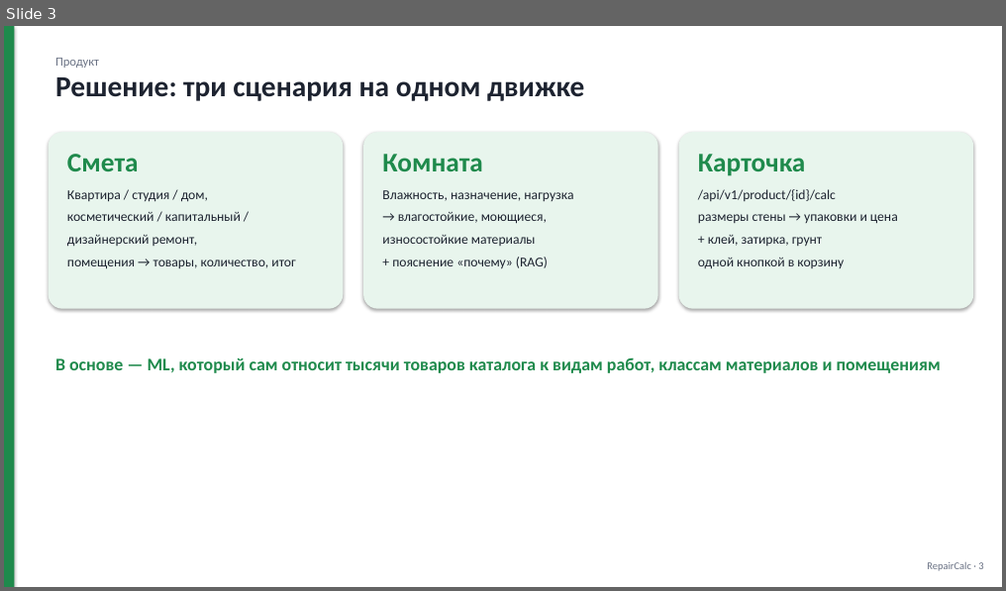
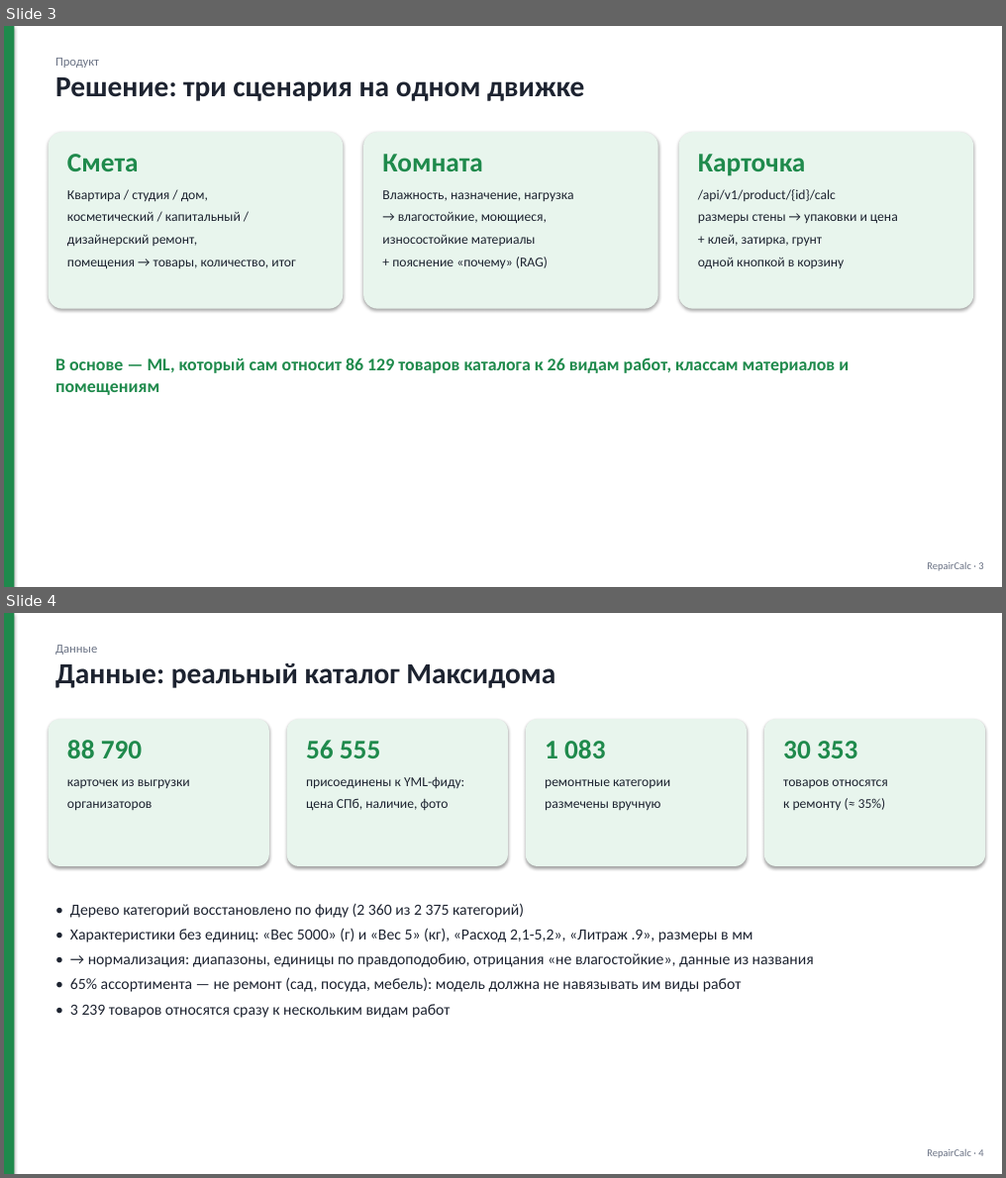
Before and after one commit to kragimov07-rgb/https---github.com-kragimov07-rgb-Clark, a slide deck: docs/RepairCalc.pptx. Shown one above the other, each under a label of ours: slide 3 before the commit, slides 3 and 4 after it. The pictures are 1006x591 and 1006x1178 pixels, drawn with LibreOffice and Linux fonts; fonts in the diff are those of the drawing. Boxes give left, top, right and bottom in pixels: in the first picture for what was removed or moved away, otherwise in the second. Text is boxed around its words. In the diff, an @@ line names an element or a change of style, - is before the commit and + after.

```diff
--- a/docs/RepairCalc.pptx
+++ b/docs/RepairCalc.pptx
@@ slide 4 added at box(4, 613, 1002, 1174), background #FFFFFF @@
@@ rectangle added at box(4, 613, 15, 1174), fill #1F8A4C @@
@@ text added at box(55, 645, 97, 655), 12 pt, text #6B7385 @@
+Данные
@@ text added at box(55, 663, 555, 688), 28 pt, text #1D2330, bold @@
+Данные: реальный каталог Максидома
@@ rounded rectangle added at box(49, 719, 269, 866), fill #E8F5ED @@
@@ rounded rectangle added at box(287, 719, 508, 866), fill #E8F5ED @@
@@ rounded rectangle added at box(526, 719, 746, 866), fill #E8F5ED @@
@@ rounded rectangle added at box(764, 719, 985, 866), fill #E8F5ED @@
@@ text added at box(67, 740, 142, 759), 26 pt, text #1F8A4C, bold @@
+88 790
@@ text added at box(306, 740, 380, 759), 26 pt, text #1F8A4C, bold @@
+56 555
@@ text added at box(545, 740, 605, 759), 26 pt, text #1F8A4C, bold @@
+1 083
@@ text added at box(783, 741, 857, 759), 26 pt, text #1F8A4C, bold @@
+30 353
@@ text added at box(67, 779, 190, 811), 13 pt, text #1D2330 @@
+карточек из выгрузки
+организаторов
@@ text added at box(306, 777, 464, 811), 13 pt, text #1D2330 @@
+присоединены к YML-фиду:
+цена СПб, наличие, фото
@@ text added at box(545, 779, 670, 811), 13 pt, text #1D2330 @@
+ремонтные категории
+размечены вручную
@@ text added at box(783, 779, 887, 810), 13 pt, text #1D2330 @@
+товаров относятся
+к ремонту (≈ 35%)
@@ text added at box(70, 903, 814, 1018), 15 pt, text #1D2330 @@
+• Дерево категорий восстановлено по фиду (2 360 из 2 375 категорий)
+• Характеристики без единиц: «Вес 5000» (г) и «Вес 5» (кг), «Расход 2,1-5,2», «Литраж .9», размеры в мм
+• → нормализация: диапазоны, единицы по правдоподобию, отрицания «не влагостойкие», данные из названия
+• 65% ассортимента — не ремонт (сад, посуда, мебель): модель должна не навязывать им виды работ
+• 3 239 товаров относятся сразу к нескольким видам работ
@@ text added at box(927, 1150, 983, 1158), 10 pt, text #6B7385 @@
+RepairCalc · 4
@@ slide 3 changed as well @@
@@ text at box(55, 358, 848, 395): text changed @@
-В основе — ML, который сам относит тысячи товаров каталога к видам работ, классам материалов и помещениям
+В основе — ML, который сам относит 86 129 товаров каталога к 26 видам работ, классам материалов и помещениям
```
Also in this commit, not shown: 13 other slides changed, 1 other slide added, 31 other files.
